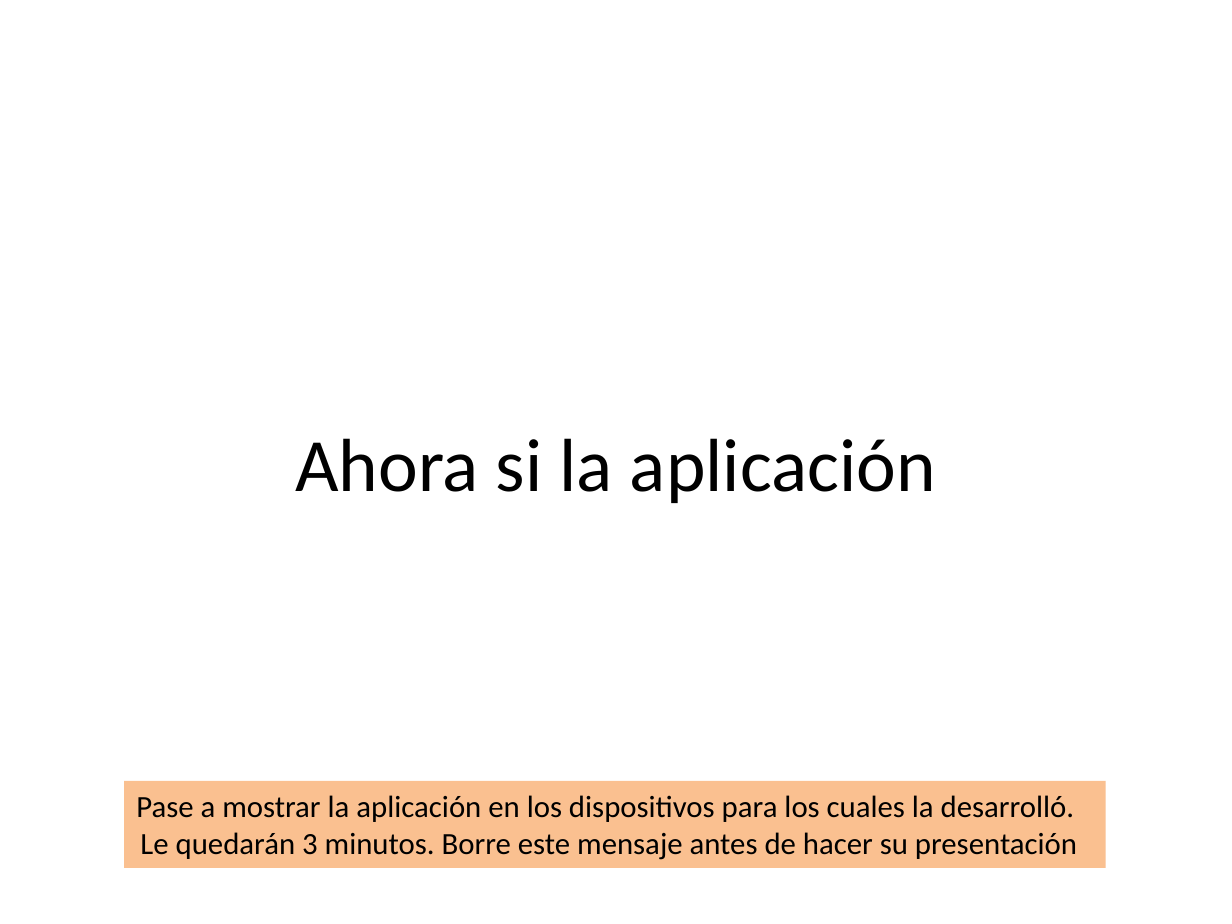
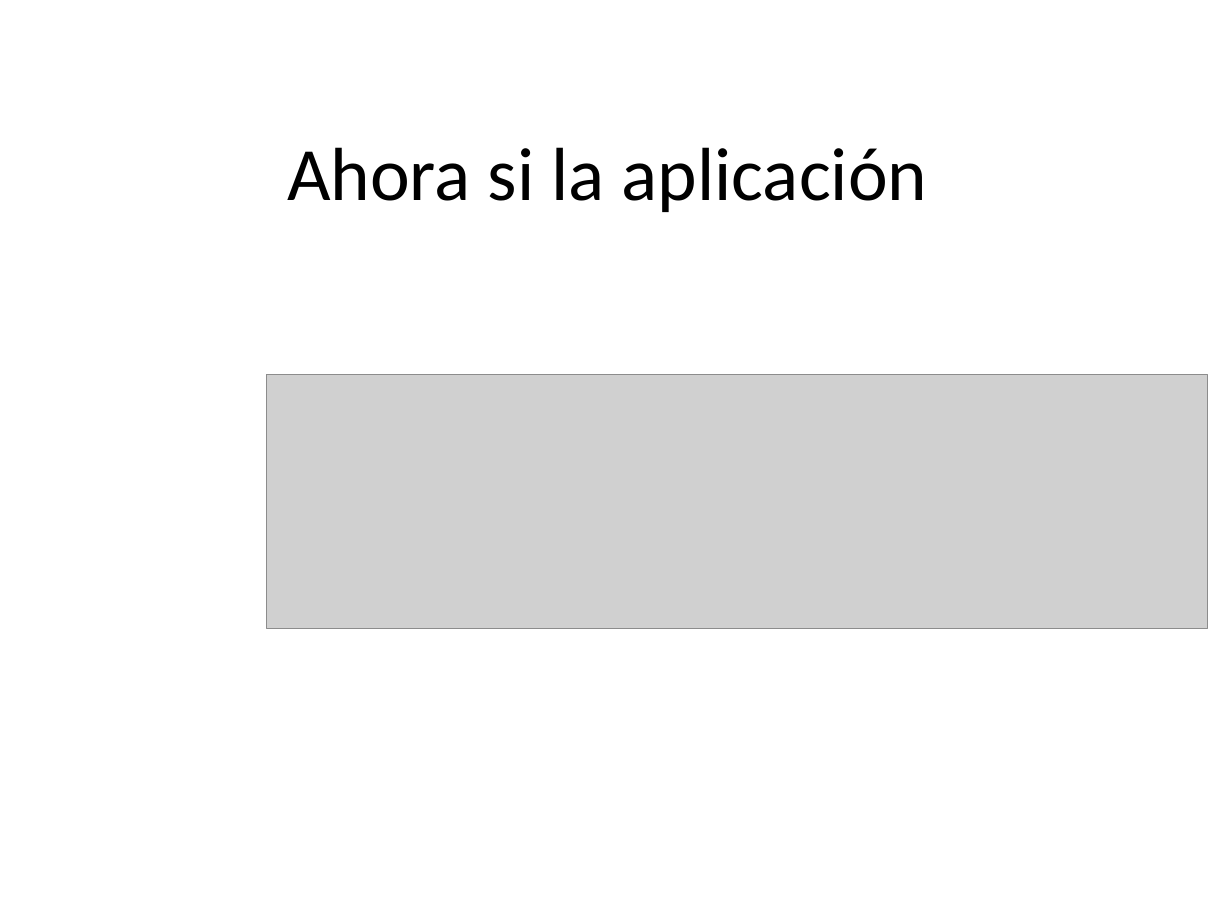
Before and after one commit to anfesmo/Drogas5aConvocatoria, a slide deck: slide 4 of CorabastosUnClick.pptx. Drawn at 1232x924 pixels with LibreOffice and Linux fonts; fonts in the diff are those of the drawing; grey boxes stand for pictures. Boxes give left, top, right and bottom in pixels: in the first picture for what was removed or moved away, otherwise in the second. Text is boxed around its words. In the diff, an @@ line names an element or a change of style, - is before the commit and + after.

```diff
--- a/CorabastosUnClick.pptx
+++ b/CorabastosUnClick.pptx
@@ title "Ahora si la aplicación": place and size @@
-title "Ahora si la aplicación" at (295, 438, 936, 503)
+title "Ahora si la aplicación" at (287, 147, 928, 212)
@@ picture added at (267, 375, 1209, 628) @@
@@ rectangle removed at (124, 781, 1106, 869) @@
-Pase a mostrar la aplicación en los dispositivos para los cuales la desarrolló.
-Le quedarán 3 minutos. Borre este mensaje antes de hacer su presentación
```
Also in this commit, not shown: 1 other slide changed, 4 other files.
